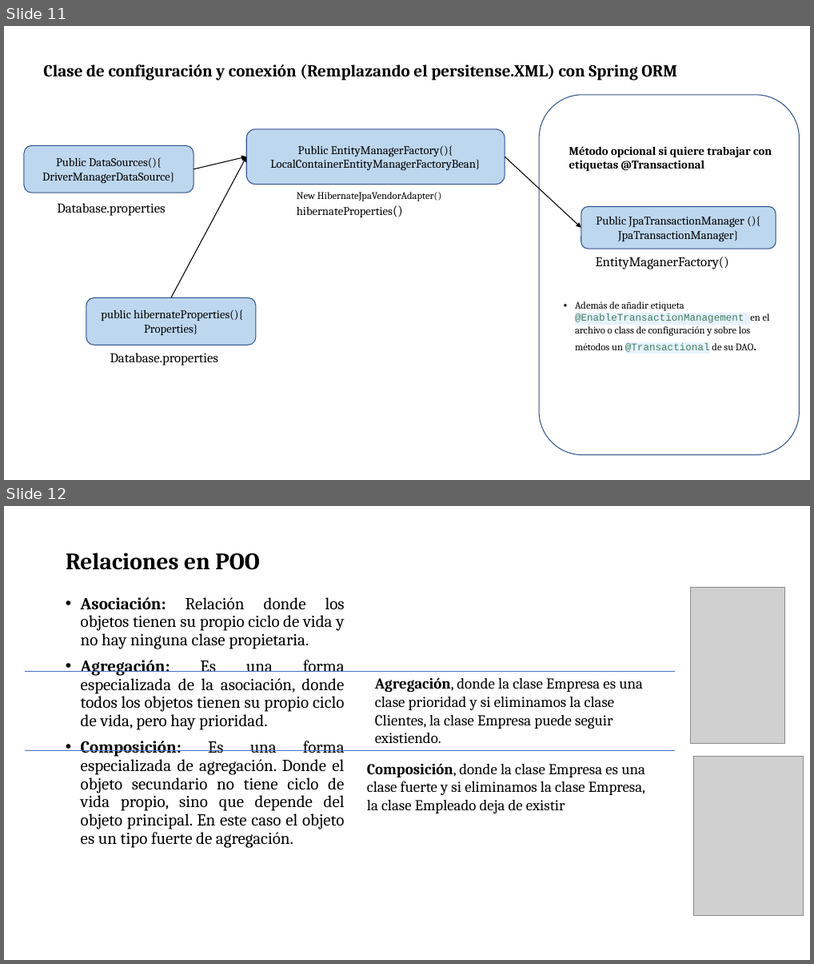
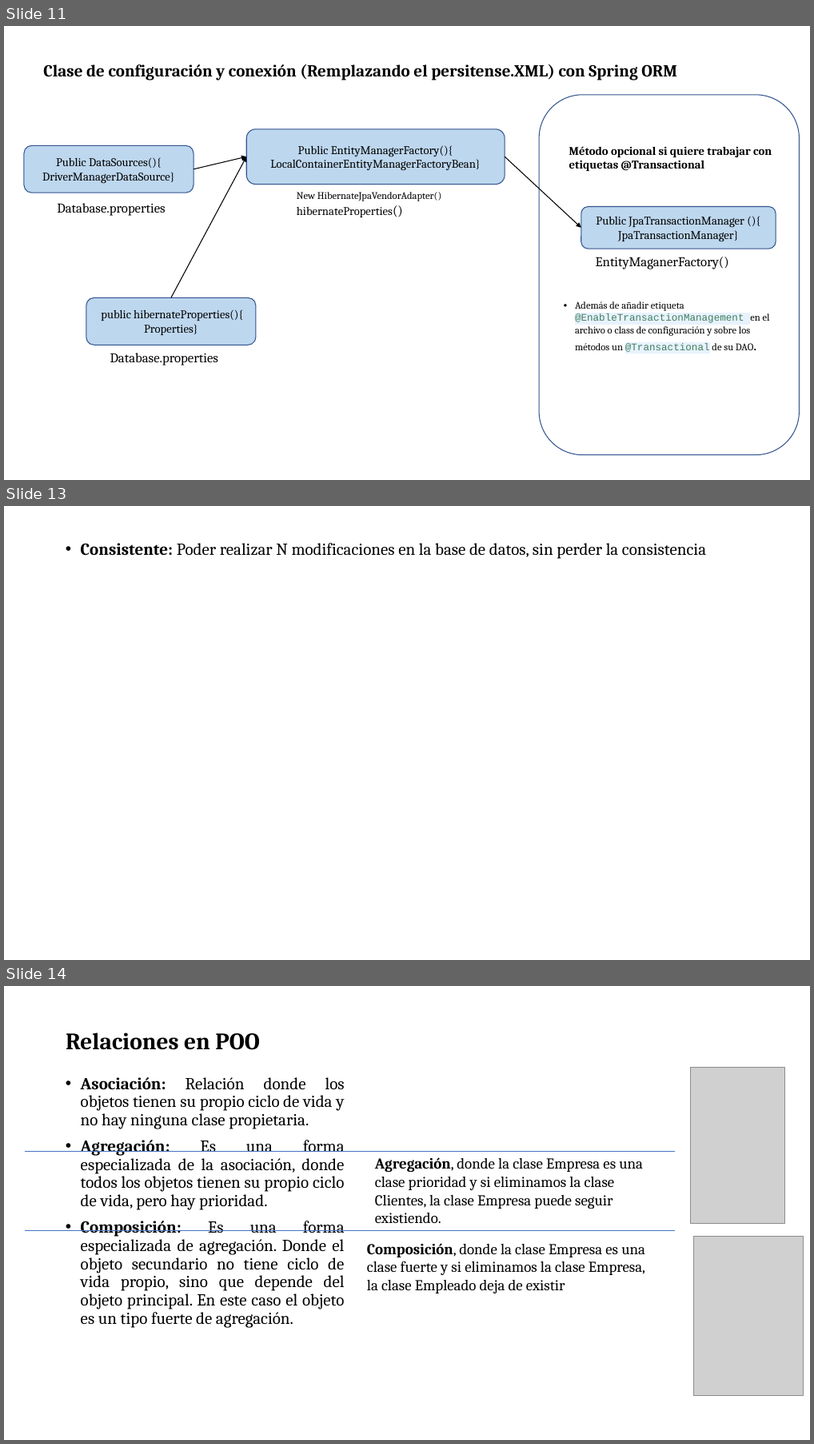
Before and after one commit to soycperez/jpa-concepts, a slide deck: JPA.pptx. Shown one above the other, each under a label of ours: slides 11 and 12 before the commit, slides 11, 13 and 14 after it; the slides between them are not shown. The pictures are 814x964 and 814x1444 pixels, drawn with LibreOffice and Linux fonts; fonts in the diff are those of the drawing; grey boxes stand for pictures; background and template pictures are left out. Boxes give left, top, right and bottom in pixels: in the first picture for what was removed or moved away, otherwise in the second. Text is boxed around its words. In the diff, an @@ line names an element or a change of style, - is before the commit and + after.

```diff
--- a/JPA.pptx
+++ b/JPA.pptx
@@ slide 13 added at (x1=4, y1=506, x2=810, y2=960), background picture (left out) @@
@@ text added at (x1=81, y1=543, x2=706, y2=559), 20 pt, text #000000 @@
+• Consistente: Poder realizar N modificaciones en la base de datos, sin perder la consistencia
@@ what was slide 12 is now slide 14 @@
```
Also in this commit, not shown: 1 other slide added.
